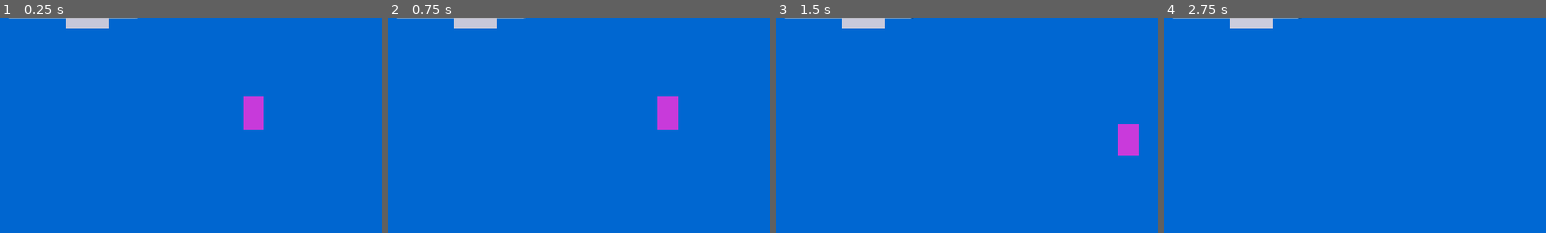
Above: before the commit, frames 1-4 (left to right).
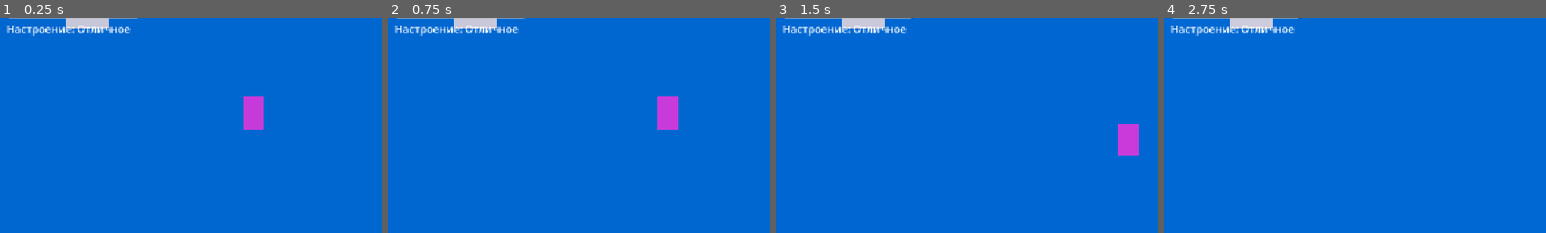
Above: after the commit, the same moments.

Repository: gamerpro3245/life-sim
Game: Godot game, scene res://scenes/room.tscn
The game is run twice, just before and just after one commit, with the same random seed, the same clock (stepped at 60 frames per second) and the same inputs.
Inputs:
- Up to frame 1 (0.25 s): no input
- Up to frame 2 (0.75 s): hold Right (ui_right) from 0.53 s (still down); hold E (interact) from 0.53 s (still down)
- Up to frame 3 (1.5 s): release Right (ui_right) at 1.28 s; release E (interact) at 1.28 s; hold Down (ui_down) from 1.28 s (still down); tap E (interact) at 1.35 s
- Up to frame 4 (2.75 s): release Down (ui_down) at 2.03 s; hold Right (ui_right) from 2.03 s (still down); hold E (interact) from 2.03 s (still down)
The pictures show only the part of the screen within x 0-50%, y 23-73%; the shares and areas given below are measured in that part.

The runs differ from the first frame. In frame 1, 0.8% of the frame differs, in the area x 1-35%, y 3-9%; in frame 2, 0.8%; in frame 3, 0.8%; in frame 4, 0.8%.

Commit message:
Add mood

Diff:
--- a/life-sim/scenes/room.tscn
+++ b/life-sim/scenes/room.tscn
@@ -75,6 +75,9 @@
 layout_mode = 2
 value = 100.0
 
+[node name="MoodLabel" type="Label" parent="HUD/Needs" unique_id=2004177094]
+layout_mode = 2
+
 [node name="Fridge" parent="." unique_id=800706906 instance=ExtResource("3_85yof")]
 position = Vector2(100, 100)
 
--- a/life-sim/scripts/hud.gd
+++ b/life-sim/scripts/hud.gd
@@ -4,8 +4,10 @@
 @onready var hunger_bar: ProgressBar = $Needs/HungerBar
 @onready var energy_bar: ProgressBar = $Needs/EnergyBar
 @onready var clock_label: Label = $Needs/ClockLabel
+@onready var mood_label: Label = $Needs/MoodLabel
 
 func _process(_delta: float) -> void:
 	hunger_bar.value = player.hunger
 	energy_bar.value = player.energy
 	clock_label.text = GameClock.get_time_text()
+	mood_label.text = "Настроение: %s" % player.get_mood_text() # %s вставляет текст на своё место
--- a/life-sim/scripts/player.gd
+++ b/life-sim/scripts/player.gd
@@ -27,3 +27,18 @@
 		hunger = minf(hunger + amount, 100.0) # Не даёт превысить максимум
 	elif need == "energy":
 		energy = minf(energy + amount, 100.0)
+
+func get_mood() -> float:
+	return (hunger + energy) / 2.0 # Нстроение - среднее между голодом и энергией, от 0 до 100
+
+func get_mood_text() -> String:
+	var mood := get_mood()
+	# if / elif / else проверяет условия сверху вниз и берёт первое подходящее. Порядок важен: сначала самое высокое значение.
+	if mood >= 75.0:
+		return "Отличное"
+	elif mood >= 50.0:
+		return "Хорошее"
+	elif mood >= 25.0:
+		return "Плохое"
+	else:
+		return "Ужасное" # Возвращает результат и выходит из функции. Здесь ловит всё, что ниже 25
Not shown, changed: README.md
